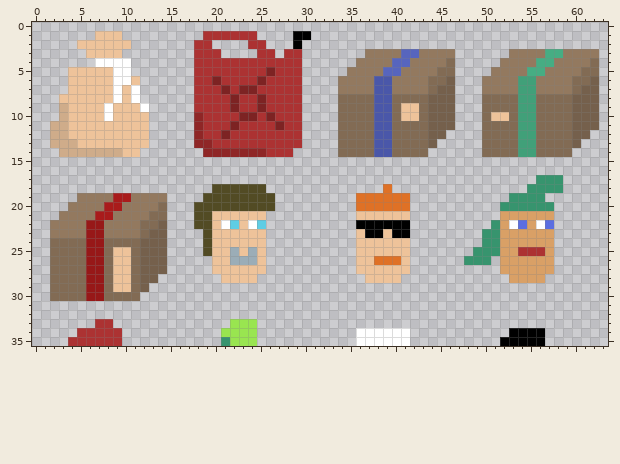
Two states of a pixel-art file, Assets/Sprites/inventory-items.aseprite. Above is the file before it was changed.
64x64 pixels, 1 frame. Colours within 5 levels of each other are drawn and written as one. Shown: x 0..63, y 0..35.
Once edited:
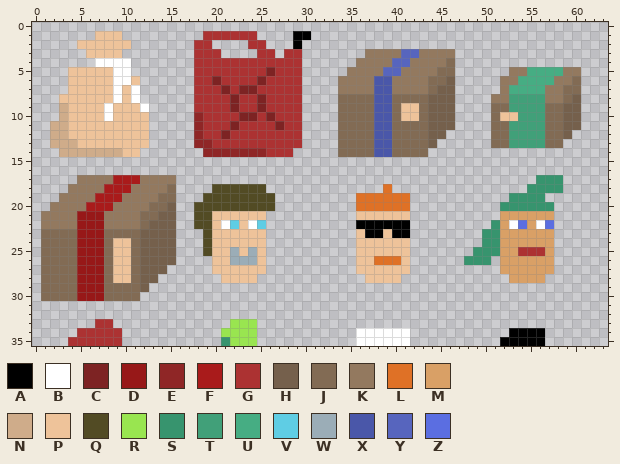
Palette (. is transparent): A #000000  B #ffffff  C #7d2323  D #971818  E #8f2626  F #a91b1b  G #ac3232  H #75604c  J #826b54  K #93795f  L #df7126  M #d9a066  N #cfac8a  P #eec39a  Q #524b24  R #99e550  S #37946e  T #41a079  U #46ad83  V #5fcde4  W #9badb7  X #4a57a9  Y #5765be  Z #5b6ee1
From old to new:
The author changed colour F to colour D in row 21 at x 7.
The author changed colour J to colour D in rows 24 to 30 at x 5.
The author changed colour K to colour D in row 21 at x 5 to 6; in rows 22 to 23 at x 5.
Colour F now appears in row 17 at x 9 to 11; in row 18 at x 8 to 10.
The author changed colour K to colour F in row 19 at x 7 to 8; in row 20 at x 6 to 7.
Colour H now appears in rows 20 to 26 at x 15.
The author changed colour J to colour H in rows 9 to 12 at x 59; in row 21 at x 14; in row 22 at x 13; in row 23 at x 12.
Colour J now appears in rows 18 to 19 at x 15; in rows 23 to 30 at x 1.
The author changed colour K to colour J in row 7 at x 59; in row 19 at x 14; in row 20 at x 13; in row 21 at x 12; in row 23 at x 2 to 4 and 8 to 11.
The author changed colour P to colour J in row 10 at x 51; in row 29 at x 9 to 10.
Colour K now appears in row 17 at x 5 to 8 and 12 to 15; in row 18 at x 4 to 7 and 11 to 14; in row 19 at x 3 to 4; in row 20 at x 2 to 3; in row 21 at x 1 to 2; in row 22 at x 1.
The author changed colour F to colour K in row 19 at x 10; in row 20 at x 9; in row 21 at x 8.
The author changed colour J to colour K in row 8 at x 51 to 52 and 57 to 58.
The author changed colour J to colour P in row 10 at x 53; in row 24 at x 9 to 10.
The author changed colour J to colour T in rows 8 to 9 at x 53 and 56; in row 10 at x 56; in rows 11 to 13 at x 53 and 56.
The author changed colour K to colour U in row 5 at x 57 to 58; in row 6 at x 56 to 57; in row 7 at x 53 and 56.
The author changed colour T to colour U in rows 6 to 7 at x 54 to 55.
Colour H is gone in row 6 at x 62; in rows 7 to 11 at x 61 to 62; in row 12 at x 60 to 61; in row 13 at x 60.
Colour J is gone in row 4 at x 62; in row 5 at x 61 to 62; in row 6 at x 61; in rows 8 to 12 at x 50; in row 13 at x 50 and 59; in row 14 at x 50 to 53 and 56 to 59.
Colour K is gone in row 3 at x 53 to 56 and 59 to 62; in row 4 at x 52 to 55 and 58 to 61; in row 5 at x 51 to 52; in rows 6 to 7 at x 50 to 51.
Colour T is gone in row 14 at x 54 to 55.
Colour U is gone in row 3 at x 57 to 58; in row 4 at x 56 to 57.
Changed places in both pictures, as pixel boxes (x1, y1, x2, y2):
changed: (482, 49, 599, 157)
changed: (41, 175, 176, 301)
